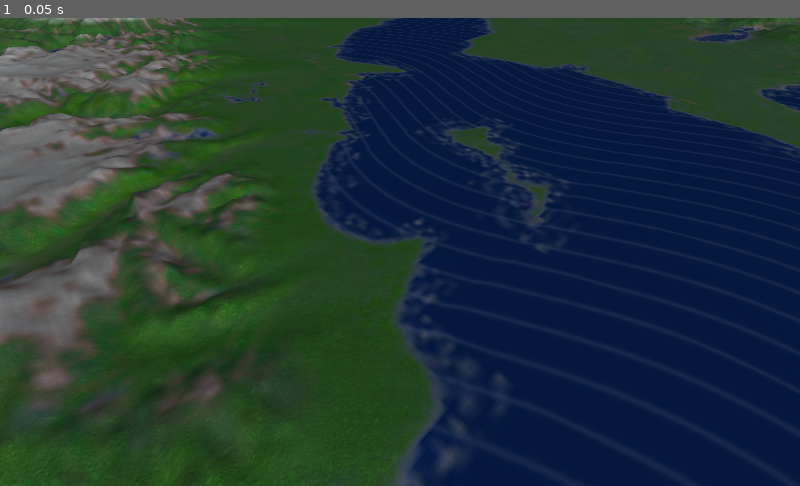
Above: before the commit, frame 1.
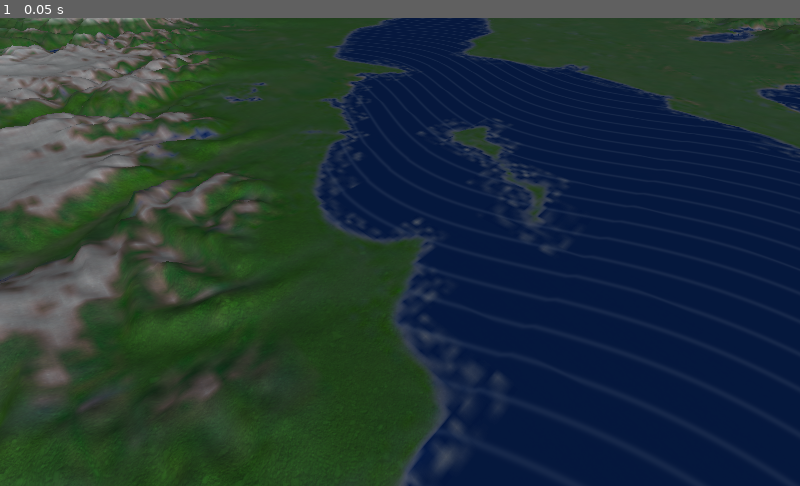
Above: after the commit, the same moment.

Repository: RootCellar/CS485
Game: Godot game, scene res://BiomeDemo.tscn
The game is run twice, just before and just after one commit, with the same random seed, the same clock (stepped at 60 frames per second) and the same inputs.
Inputs:
- Up to frame 1 (0.05 s): no input

The runs differ from the first frame. In frame 1, 0.9% of the frame differs, in the area x 0-100%, y 0-100%.

Commit message:
slight edits

Diff:
--- a/test/BiomeDemo.tscn
+++ b/test/BiomeDemo.tscn
@@ -4,8 +4,8 @@
 
 [sub_resource type="PlaneMesh" id=4]
 size = Vector2( 1000, 1000 )
-subdivide_width = 1000
-subdivide_depth = 1000
+subdivide_width = 2000
+subdivide_depth = 2000
 
 [sub_resource type="ProceduralSky" id=9]
 
--- a/test/BiomePainting.gdshader
+++ b/test/BiomePainting.gdshader
@@ -39,8 +39,8 @@
 	vec3 rockDetail = texture(rockTexture,2048.0*groundTC).rgb;
 	vec3 treeDetail = texture(treeTexture,512.0*groundTC).rgb;
 
-	vec3 rock = (rockCoarse+0.5)*(rockDetail+0.1); // grey rocks
-	vec3 tree = (treeCoarse+0.4)*treeDetail; // contrasty trees
+	vec3 rock = (rockCoarse+0.3)*(rockDetail+0.3); // grey rocks
+	vec3 tree = (treeCoarse+0.3)*treeDetail; // contrasty trees
 	tree *= biome; // tint trees to the color of the satellite image
 
 	// WATER
